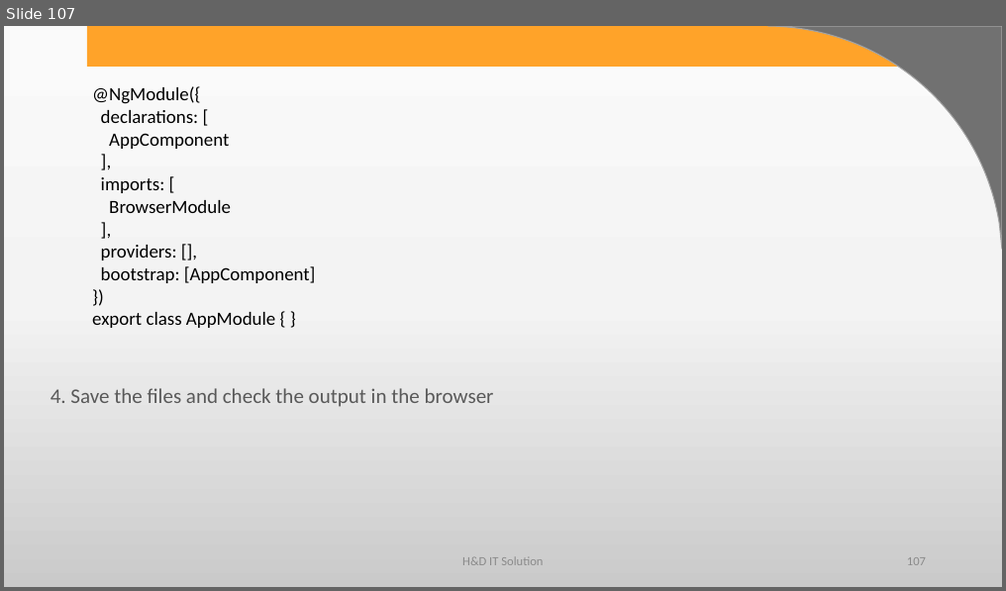
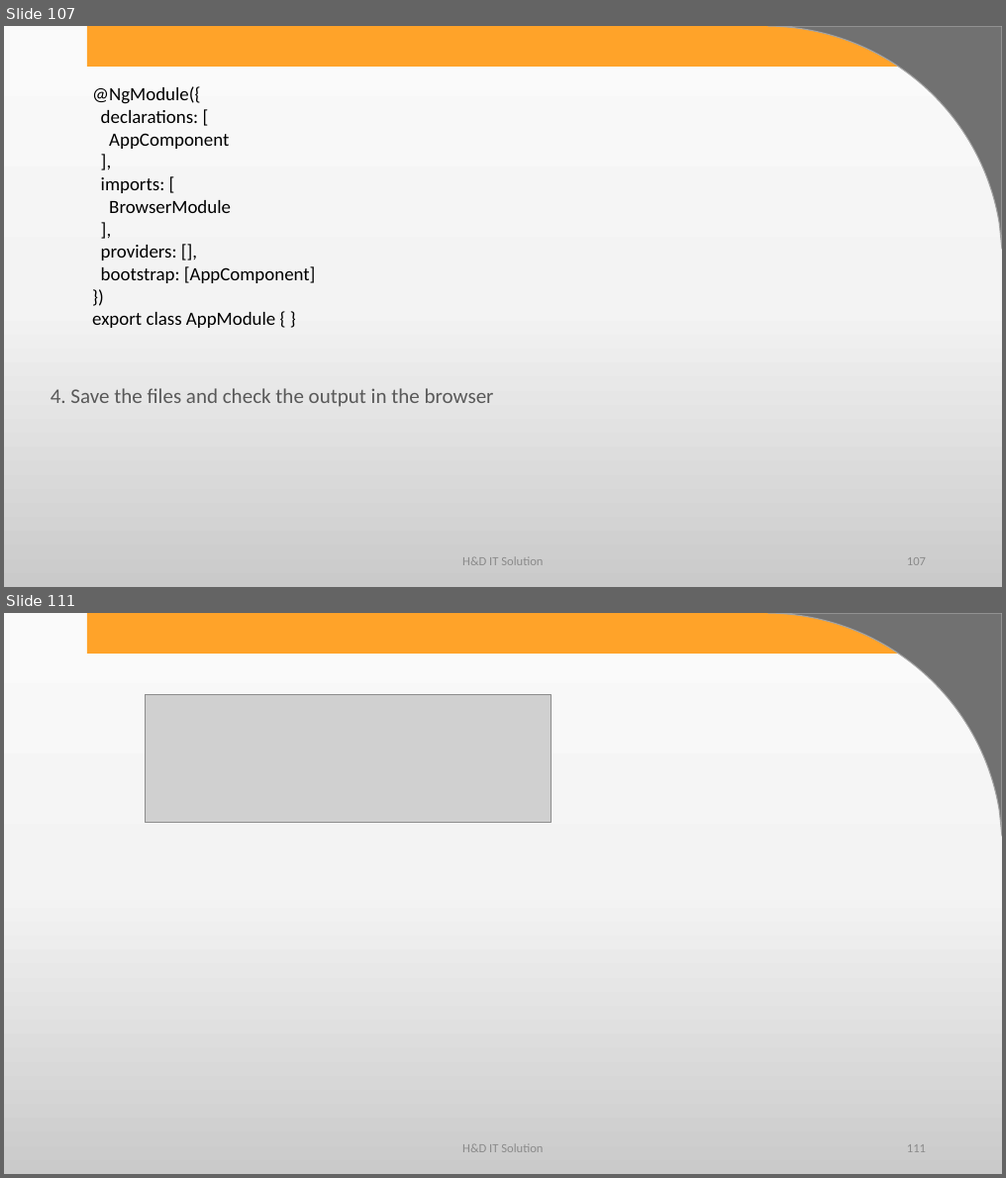
Before and after one commit to harshadasawant/infiniteAngular, a slide deck: ppt/ANGULAR.pptx. Shown one above the other, each under a label of ours: slide 107 before the commit, slides 107 and 111 after it; the slides between them are not shown. The pictures are 1006x591 and 1006x1178 pixels, drawn with LibreOffice and Linux fonts; fonts in the diff are those of the drawing; grey boxes stand for pictures; background and template pictures are left out. Boxes give left, top, right and bottom in pixels: in the first picture for what was removed or moved away, otherwise in the second. Text is boxed around its words. In the diff, an @@ line names an element or a change of style, - is before the commit and + after.

```diff
--- a/ppt/ANGULAR.pptx
+++ b/ppt/ANGULAR.pptx
@@ slide 111 added at (4,613,1002,1174), background gradient #FBFBFB to #F4F4F4 to #CBCBCB; not listed: 2 template elements that a slide beside it also shows @@
@@ picture added at (145,694,551,823) @@
@@ text added at (462,1145,543,1153), 12 pt, text #8C8C8C @@
+H&D IT Solution
@@ page number added at (907,1145,926,1153), 12 pt, text #8C8C8C @@
+111
```
Also in this commit, not shown: 2 slides changed, 3 other slides added, 6 other files.
